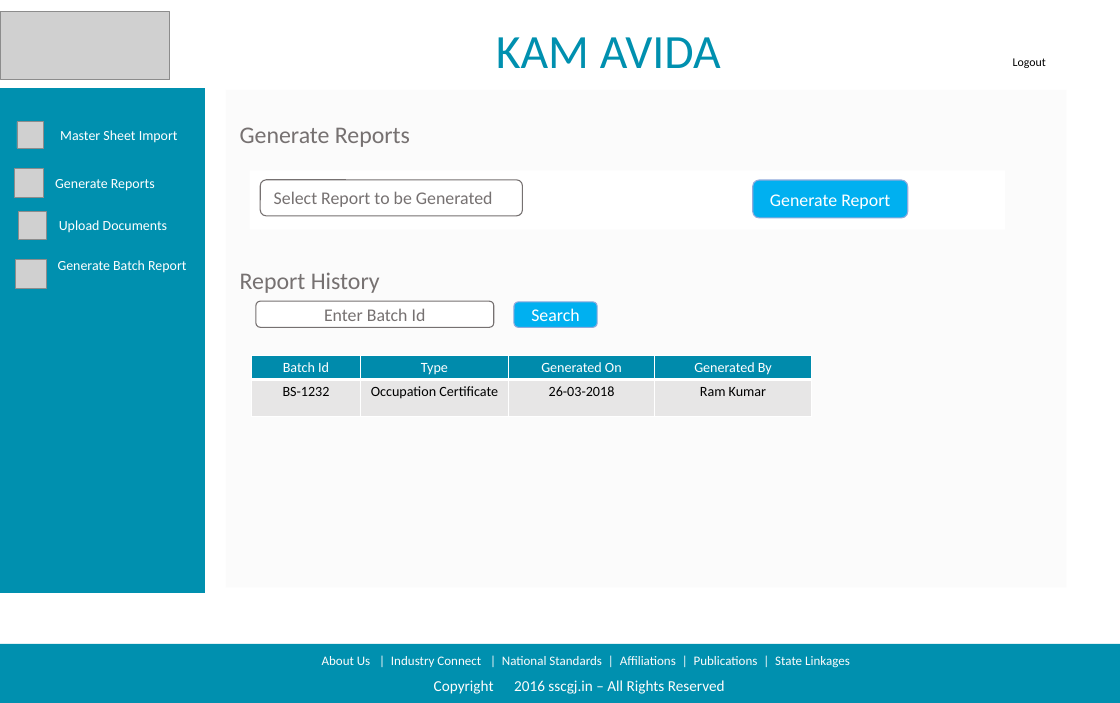
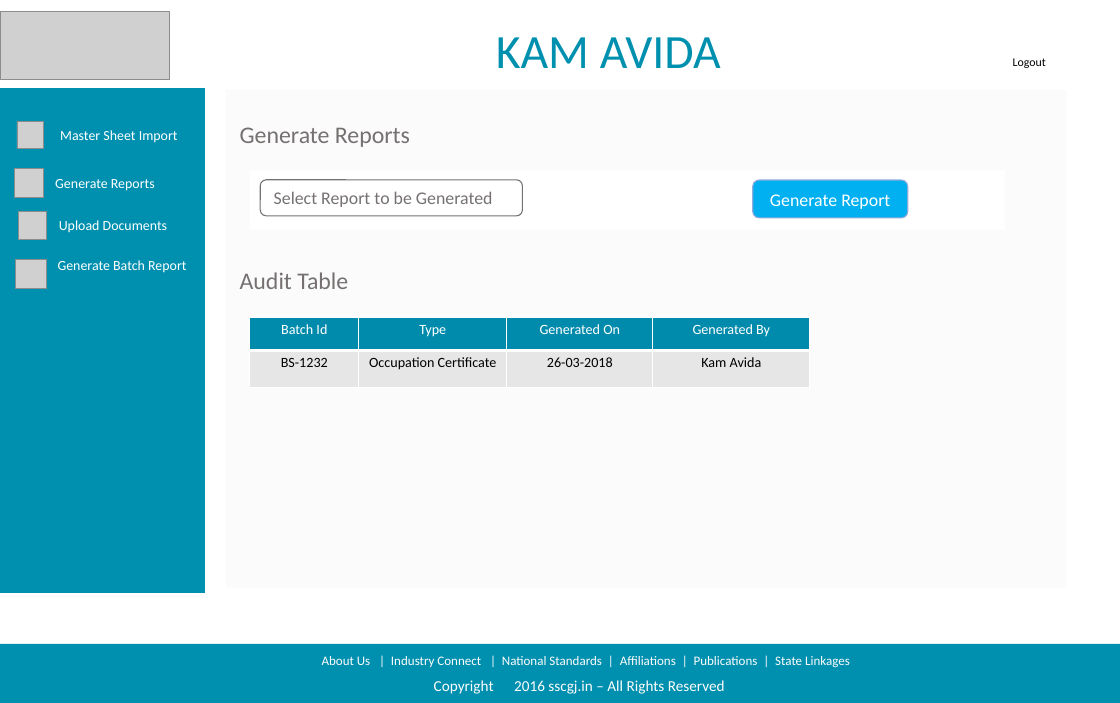
Before and after one commit to sarthakbhutani/NSKFDC-App, a slide deck: slide 4 of Requirements/Product Backlog/Screen Designs/Screen Design Deck/Updated Designs.pptx. Drawn at 1120x703 pixels with LibreOffice and Linux fonts; fonts in the diff are those of the drawing; grey boxes stand for pictures; background and template pictures are left out. Boxes give left, top, right and bottom in pixels: in the first picture for what was removed or moved away, otherwise in the second. Text is boxed around its words. In the diff, an @@ line names an element or a change of style, - is before the commit and + after.

```diff
--- a/Requirements/Product Backlog/Screen Designs/Screen Design Deck/Updated Designs.pptx
+++ b/Requirements/Product Backlog/Screen Designs/Screen Design Deck/Updated Designs.pptx
@@ text at bbox=[240, 272, 348, 289]: text changed @@
-Report History
+Audit Table
@@ table at bbox=[249, 318, 809, 388] @@
-row 2, column 4: Ram Kumar
+row 2, column 4: Kam Avida
@@ table: place and size @@
-table at bbox=[252, 356, 811, 417]
+table at bbox=[249, 318, 809, 388]
@@ rounded rectangle removed at bbox=[256, 302, 493, 327] @@
-Enter Batch Id
@@ rounded rectangle removed at bbox=[514, 302, 597, 328] @@
-Search
```
Also in this commit, not shown: 2 other slides changed.
